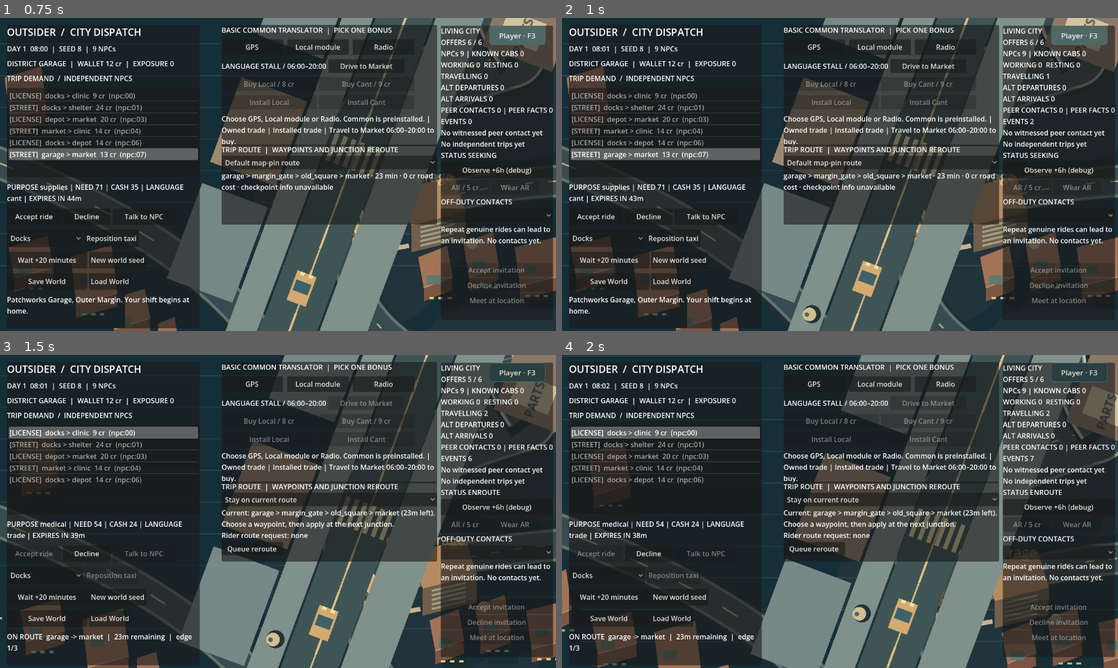
Above: before the commit, frames 1-4 (two rows, left to right).
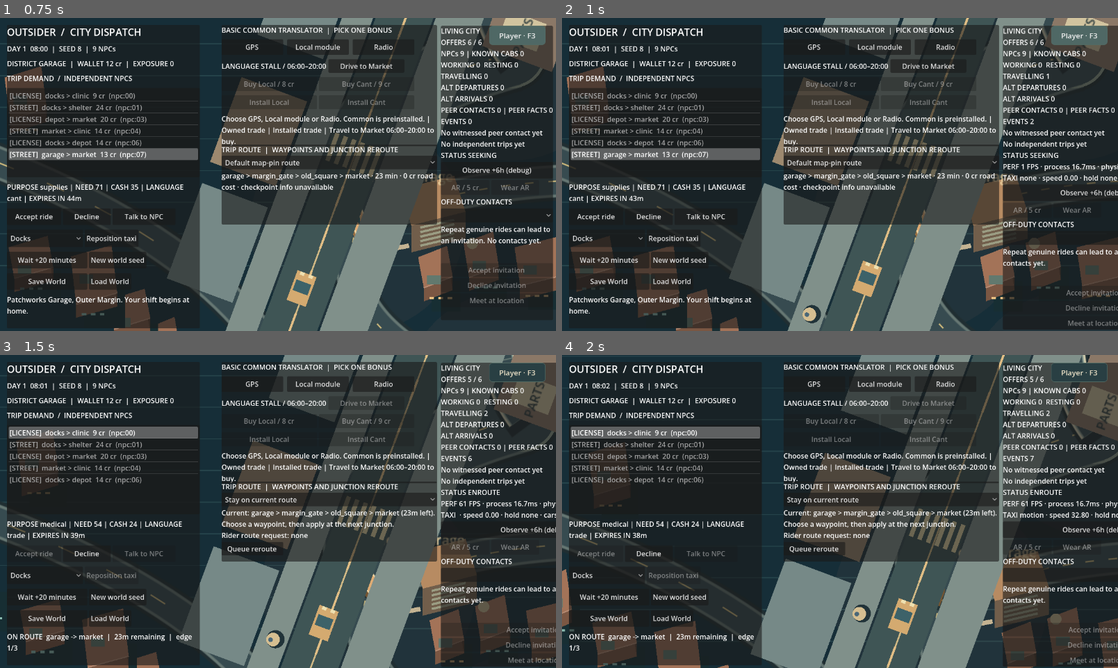
Above: after the commit, the same moments.

Repository: MohamedXIV/outsider-driver-2d
Game: Godot game, scene res://scenes/sandbox.tscn
Same seed, same stepped clock (60 frames per second), same inputs: the game is played once before the commit and once after it.
Inputs:
- Up to frame 1 (0.75 s): click "Debug · F3" at 0.5 s
- Up to frame 2 (1 s): no input
- Up to frame 3 (1.5 s): click "Accept ride" at 1.25 s
- Up to frame 4 (2 s): no input

Frame 1 is identical in both runs. In frame 2, 2.5% of the frame differs, in the area x 79-100%, y 2-99%; in frame 3, 2.7%; in frame 4, 3.1%, in the area x 79-100%, y 2-100%.

Commit message:
Reduce redundant native crossing scans; instrument actual garage→clinic→hall liveness and debug FPS

Diff:
--- a/scripts/sandbox/sandbox_main.gd
+++ b/scripts/sandbox/sandbox_main.gd
@@ -551,7 +551,9 @@
 # vicinity. It is one shared world, not an alternate passenger simulator.
 func _update_player_crossing_yield() -> void:
 	var occupied: bool=_street_pilot.crossing_occupied() if _street_pilot!=null else not SandboxLocalPedestrianTrip.crossing_cleared_without_actor(_world)
-	var cleared: bool=SandboxLocalPedestrianTrip.crossing_cleared_without_actor(_world) if _street_pilot==null else _street_pilot.crossing_cleared()
+	# Clearance is exactly the inverse of the checked physical occupancy.
+	# Do not rescan/reconcile the same native bodies twice per vehicle tick.
+	var cleared: bool=not occupied
 	if not _world.route_hold_id.is_empty():
 		if cleared: _world.release_crossing_yield()
 	elif occupied and SandboxStreetRouteBinding.approaching(_world):
@@ -559,7 +561,9 @@
 
 func _update_shuttle_crossing_yields() -> void:
 	var occupied: bool=_street_pilot.crossing_occupied() if _street_pilot!=null else not SandboxLocalPedestrianTrip.crossing_cleared_without_actor(_world)
-	var cleared: bool=SandboxLocalPedestrianTrip.crossing_cleared_without_actor(_world) if _street_pilot==null else _street_pilot.crossing_cleared()
+	# Clearance is exactly the inverse of the checked physical occupancy.
+	# Do not rescan/reconcile the same native bodies twice per vehicle tick.
+	var cleared: bool=not occupied
 	for npc in _world.residents:
 		if npc.get("transit_hold_crossing","")==SandboxStreetRouteBinding.CROSSING_ID:
 			if cleared: _world.release_shuttle_crossing_yield(str(npc["id"]))
@@ -950,6 +954,21 @@
 		working, resting, moving, departed, arrived, peer_count, peer_facts,
 		_world.events.size(), recent_contact, recent, phase.to_upper()
 	]
+	# Diagnostic-only live costs from the actual desktop engine, not estimated
+	# FPS or a second simulation. F3 exposes blocking evidence during a stall.
+	if _player_ui!=null and _player_ui.debug_mode:
+		var native: Dictionary=_world.vehicle_execution.get("player",{})
+		_world_info.text+="\nPERF %d FPS · process %.1fms · physics %.1fms · nodes %d" % [
+			Engine.get_frames_per_second(),
+			1000.0*Performance.get_monitor(Performance.TIME_PROCESS),
+			1000.0*Performance.get_monitor(Performance.TIME_PHYSICS_PROCESS),
+			int(Performance.get_monitor(Performance.OBJECT_NODE_COUNT))]
+		_world_info.text+="\nTAXI %s · speed %.2f · hold %s · cars %d · walkers %d" % [
+			str(native.get("reason","none")),
+			float(native.get("speed",0.0)),
+			_world.route_hold_id if not _world.route_hold_id.is_empty() else "none",
+			_vehicle_corridor.bodies.size() if _vehicle_corridor!=null else 0,
+			_street_pilot.loaded_ids().size() if _street_pilot!=null else 0]
 	if not _world.active_offer_id.is_empty():
 		var route: Dictionary = _world.offer_by_id(_world.active_offer_id)
 		_notice.text = "ON ROUTE  %s -> %s  |  %dm remaining  |  edge %d/%d" % [
--- /dev/null
+++ b/tests/test_playtest_roundtrip_scene.gd
@@ -0,0 +1,81 @@
+extends SceneTree
+
+# Human playtest regression: two genuine trips through the physical Patchworks
+# crossing, then the observed Clinic → Mutual Aid Hall leg on the SAME World.
+# No actor, timer or traffic reservation is fabricated by this test.
+func _initialize() -> void:
+	call_deferred("_run")
+
+func _run() -> void:
+	root.size=Vector2i(1280,720)
+	var scene: Node=load("res://scenes/sandbox.tscn").instantiate()
+	root.add_child(scene)
+	scene.set_process(false)
+	await process_frame
+	await physics_frame
+	scene._reset_local_pedestrian()
+	var world: SandboxWorld=SandboxWorld.new(29)
+	scene._world=world
+	scene._city.world=world
+	scene._vehicle_corridor.attach(world)
+	assert(world.player_district=="garage")
+	assert(world.reposition("clinic"),"Real garage-origin route to Night Clinic must exist")
+	var initial_minutes: int=world.remaining_minutes
+	var leg: int=0
+	var last_minute: int=world.minute
+	var last_cursor: String=""
+	var unchanged_minutes: int=0
+	var max_frame_usec: int=0
+	var sum_usec: int=0
+	var num_frames: int=0
+	for frame in range(1050):
+		var now: int=Time.get_ticks_usec()
+		scene._process(.25)
+		await physics_frame
+		var usec: int=Time.get_ticks_usec()-now
+		sum_usec+=usec
+		num_frames+=1
+		max_frame_usec=maxi(max_frame_usec,usec)
+		var state: Dictionary=world.vehicle_execution.get("player",{})
+		var cursor: String="%d/%d/%.5f"%[
+			world.route_segment,world.route_edge_elapsed,float(state.get("progress",-1.0))]
+		if world.minute!=last_minute:
+			if world.is_travelling() and cursor==last_cursor:
+				unchanged_minutes+=world.minute-last_minute
+			else: unchanged_minutes=0
+			last_minute=world.minute
+			last_cursor=cursor
+		if frame%40==0:
+			print("PLAYTEST_ROUNDTRIP_TRACE ",JSON.stringify({
+				"leg":leg,"minute":world.minute,"remaining":world.remaining_minutes,
+				"segment":world.route_segment,"edge":world.route_edge_elapsed,
+				"native_progress":state.get("progress",-1),"speed":state.get("speed",-1),
+				"reason":state.get("reason",""),"crossing_hold":world.route_hold_id,
+				"pedestrians":scene._street_pilot.loaded_ids().size() if scene._street_pilot!=null else 0,
+				"cars":scene._vehicle_corridor.bodies.size(),
+				"nodes":int(Performance.get_monitor(Performance.OBJECT_NODE_COUNT)),
+				"avg_frame_usec":float(sum_usec)/float(num_frames)}))
+		assert(unchanged_minutes<=25,
+			"Real taxi cursor stuck longer than 25 World minutes — check trace for collision/yield reason")
+		if not world.is_travelling():
+			if leg==0:
+				assert(world.player_district=="clinic")
+				assert(world.route_hold_id.is_empty())
+				assert(world.reposition("shelter"),"Must continue from Night Clinic toward Mutual Aid Hall")
+				leg=1;unchanged_minutes=0;last_cursor=""
+				print("PLAYTEST_ROUNDTRIP_CLINIC_ARRIVED ",world.minute)
+			else:
+				break
+	assert(leg==1 and not world.is_travelling() and world.player_district=="shelter",
+		"Actual two-leg native drive could not reach Mutual Aid Hall")
+	assert(world.route_hold_id.is_empty())
+	var departed: int=0
+	for event in world.events:
+		if event.get("kind","")=="local_pedestrian_departed": departed+=1
+	assert(departed>=1,"The genuine garage resident must initiate an errand in ordinary ticks")
+	print("PLAYTEST_ROUNDTRIP_PASS ",JSON.stringify({
+		"seed":29,"initial_leg_minutes":initial_minutes,"final_world_minute":world.minute,
+		"total_frames":num_frames,"average_usec":float(sum_usec)/float(num_frames),
+		"max_usec":max_frame_usec,"final_nodes":int(Performance.get_monitor(Performance.OBJECT_NODE_COUNT)),
+		"pedestrian_departures":departed}))
+	quit()
Not shown, changed: .github/workflows/r05-playtest-reliability.yml
